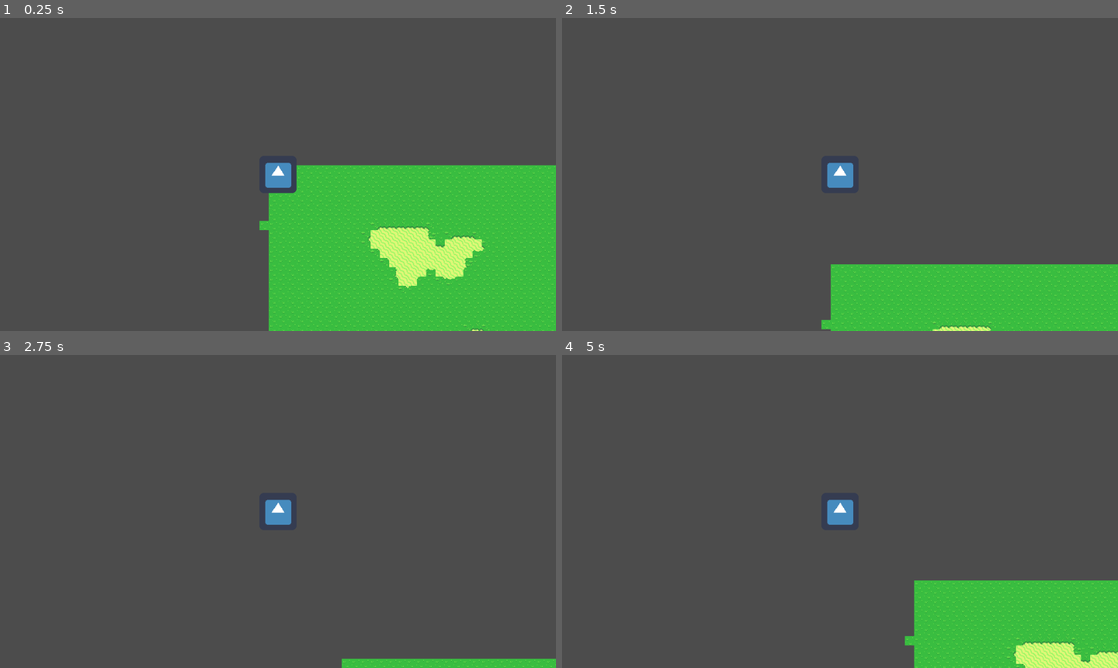
Above: before the commit, frames 1-4 (two rows, left to right).
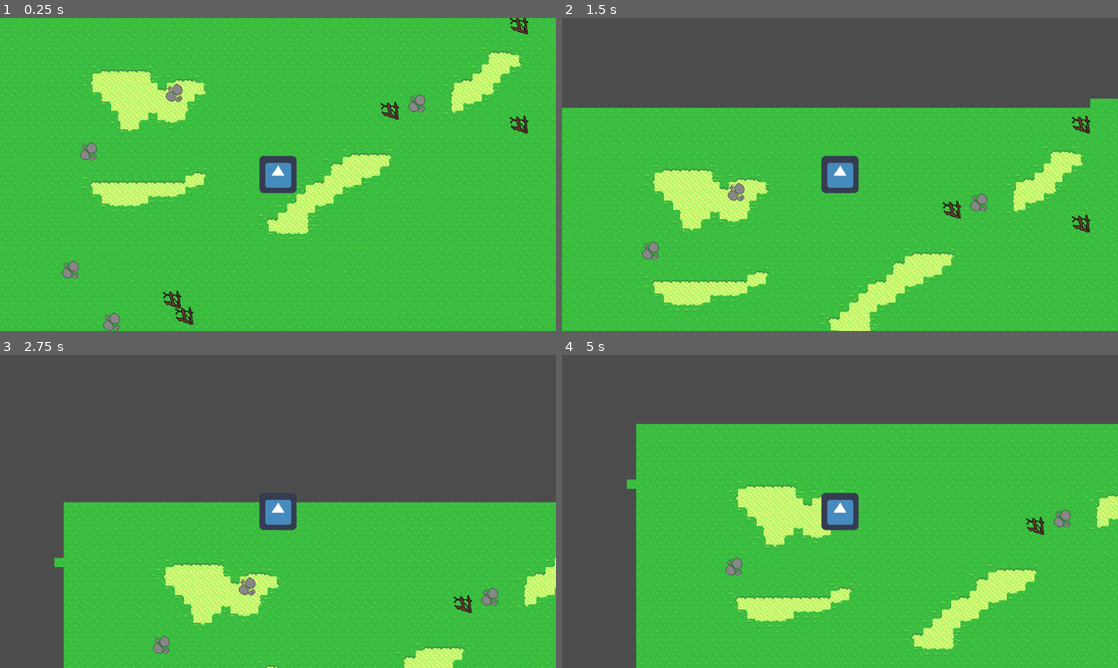
Above: after the commit, the same moments.

Repository: DobryPpz/LeftOnSite
Game: Godot game, scene res://src/Gra.tscn
Same seed, same stepped clock (60 frames per second), same inputs: the game is played once before the commit and once after it. The engine's default icon, where the game draws it, is replaced by a stand-in: a white triangle on a blue panel in a dark square.
Inputs:
- Up to frame 1 (0.25 s): no input
- Up to frame 2 (1.5 s): tap Enter at 0.5 s; hold Space (space, bound only after the commit) 0.53-1.28 s; hold W (up) from 0.53 s (still down); tap Space (space, bound only after the commit) at 1.35 s
- Up to frame 3 (2.75 s): release W (up) at 2.03 s; hold A (left) from 2.03 s (still down); hold Space (space, bound only after the commit) from 2.03 s (still down)
- Up to frame 4 (5 s): release Space (space, bound only after the commit) at 2.78 s; tap Space (space, bound only after the commit) at 2.85, 4.35 s; release A (left) at 3.53 s; hold S (down) 3.53-4.28 s; hold Space (space, bound only after the commit) 3.53-4.28 s; hold D (right) from 4.28 s (still down)

The runs differ from the first frame. In frame 1, 78% of the frame differs, in the area x 0-100%, y 0-100%; in frame 2, 62%; in frame 3, 46%; in frame 4, 60%.

Commit message:
dodanie części funkcjonalności zbierania surowców

Diff:
--- a/pliki gry/project.godot
+++ b/pliki gry/project.godot
@@ -50,6 +50,11 @@
 "events": [ Object(InputEventKey,"resource_local_to_scene":false,"resource_name":"","device":0,"alt":false,"shift":false,"control":false,"meta":false,"command":false,"pressed":false,"scancode":68,"unicode":0,"echo":false,"script":null)
  ]
 }
+space={
+"deadzone": 0.5,
+"events": [ Object(InputEventKey,"resource_local_to_scene":false,"resource_name":"","device":0,"alt":false,"shift":false,"control":false,"meta":false,"command":false,"pressed":false,"scancode":32,"unicode":0,"echo":false,"script":null)
+ ]
+}
 
 [rendering]
 
--- a/pliki gry/src/Gra.tscn
+++ b/pliki gry/src/Gra.tscn
@@ -1,7 +1,9 @@
-[gd_scene load_steps=5 format=2]
+[gd_scene load_steps=7 format=2]
 
 [ext_resource path="res://grafika_otoczenie/Overworld.png" type="Texture" id=1]
 [ext_resource path="res://src/Gracz.tscn" type="PackedScene" id=2]
+[ext_resource path="res://src/kamienie.gd" type="Script" id=3]
+[ext_resource path="res://src/patyki.gd" type="Script" id=4]
 
 [sub_resource type="TileSet" id=1]
 0/name = "Overworld.png 0"
@@ -69,4 +71,10 @@
 format = 1
 tile_data = PoolIntArray( 196660, 0, 0, 196661, 0, 1, 196662, 0, 1, 196663, 0, 2, 262196, 0, 65536, 262197, 0, 65537, 2 …(3861 unchanged characters)…
 
+[node name="kamienie" type="Node" parent="."]
+script = ExtResource( 3 )
+
+[node name="patyki" type="Node" parent="."]
+script = ExtResource( 4 )
+
 [node name="Gracz" parent="." instance=ExtResource( 2 )]
--- a/pliki gry/src/Gracz.gd
+++ b/pliki gry/src/Gracz.gd
@@ -1,6 +1,7 @@
 extends KinematicBody2D
 
-
+func _ready():
+	position = Vector2(get_viewport().size/2)
 
 func _physics_process(delta):
 	if(Input.is_action_pressed("up")):
--- a/pliki gry/src/Gracz.tscn
+++ b/pliki gry/src/Gracz.tscn
@@ -1,7 +1,10 @@
-[gd_scene load_steps=3 format=2]
+[gd_scene load_steps=4 format=2]
 
 [ext_resource path="res://icon.png" type="Texture" id=1]
 [ext_resource path="res://src/Gracz.gd" type="Script" id=2]
+
+[sub_resource type="RectangleShape2D" id=1]
+extents = Vector2( 32, 32 )
 
 [node name="Gracz" type="KinematicBody2D"]
 script = ExtResource( 2 )
@@ -11,3 +14,6 @@
 
 [node name="Camera2D" type="Camera2D" parent="."]
 current = true
+
+[node name="CollisionShape2D" type="CollisionShape2D" parent="."]
+shape = SubResource( 1 )
--- /dev/null
+++ b/pliki gry/src/Kamien.gd
@@ -0,0 +1,15 @@
+extends Node2D
+
+func _on_Area2D_body_entered(body):
+	set_process(true)
+
+func _on_Area2D_body_exited(body):
+	set_process(false)
+
+func _ready():
+	set_process(false)
+
+func _process(delta):
+	if(Input.is_action_pressed("space")):
+		free()
+		#tutaj odbywa się dodanie itema do ekwipunku
--- /dev/null
+++ b/pliki gry/src/Kamien.tscn
@@ -0,0 +1,20 @@
+[gd_scene load_steps=4 format=2]
+
+[ext_resource path="res://grafika_otoczenie/kamienie.png" type="Texture" id=1]
+[ext_resource path="res://src/Kamien.gd" type="Script" id=2]
+
+[sub_resource type="CircleShape2D" id=1]
+radius = 40.0
+
+[node name="Kamien" type="Node2D"]
+script = ExtResource( 2 )
+
+[node name="tekstura" type="Sprite" parent="."]
+texture = ExtResource( 1 )
+
+[node name="Area2D" type="Area2D" parent="."]
+
+[node name="CollisionShape2D" type="CollisionShape2D" parent="Area2D"]
+shape = SubResource( 1 )
+[connection signal="body_entered" from="Area2D" to="." method="_on_Area2D_body_entered"]
+[connection signal="body_exited" from="Area2D" to="." method="_on_Area2D_body_exited"]
--- /dev/null
+++ b/pliki gry/src/Patyk.gd
@@ -0,0 +1,15 @@
+extends Node2D
+
+func _on_Area2D_body_entered(body):
+	set_process(true)
+
+func _on_Area2D_body_exited(body):
+	set_process(false)
+
+func _ready():
+	set_process(false)
+
+func _process(delta):
+	if(Input.is_action_pressed("space")):
+		free()
+		#tutaj odbywa się dodanie itema do ekwipunku
--- /dev/null
+++ b/pliki gry/src/Patyk.tscn
@@ -0,0 +1,18 @@
+[gd_scene load_steps=4 format=2]
+
+[ext_resource path="res://grafika_otoczenie/patyki.png" type="Texture" id=1]
+[ext_resource path="res://src/Patyk.gd" type="Script" id=2]
+
+[sub_resource type="CircleShape2D" id=1]
+radius = 40.0
+
+[node name="Patyk" type="Node2D"]
+script = ExtResource( 2 )
+
+[node name="tekstura" type="Sprite" parent="."]
+texture = ExtResource( 1 )
+
+[node name="Area2D" type="Area2D" parent="."]
+
+[node name="CollisionShape2D" type="CollisionShape2D" parent="Area2D"]
+shape = SubResource( 1 )
--- /dev/null
+++ b/pliki gry/src/kamienie.gd
@@ -0,0 +1,14 @@
+extends Node
+
+var rng = RandomNumberGenerator.new()
+
+
+
+func _ready():
+	rng.randomize()
+	var scena_kamieni = load("res://src/Kamien.tscn")
+	var ile_sztuk = rng.randi_range(1,5)
+	for i in range(1,ile_sztuk+1):
+		var node = scena_kamieni.instance()
+		node.position = Vector2(rng.randi_range(1,get_viewport().size.x),rng.randi_range(1,get_viewport().size.y))
+		add_child(node)
--- /dev/null
+++ b/pliki gry/src/patyki.gd
@@ -0,0 +1,12 @@
+extends Node
+
+var rng = RandomNumberGenerator.new()
+
+func _ready():
+	rng.randomize()
+	var scena_patykow = load("res://src/Patyk.tscn")
+	var ile_sztuk = rng.randi_range(1,5)
+	for i in range(1,ile_sztuk+1):
+		var node = scena_patykow.instance()
+		node.position = Vector2(rng.randi_range(1,get_viewport().size.x),rng.randi_range(1,get_viewport().size.y))
+		add_child(node)
Binary file added: pliki gry/grafika_otoczenie/kamienie.png
Not shown, added: pliki gry/grafika_otoczenie/kamienie.png.import
Binary file added: pliki gry/grafika_otoczenie/patyki.png
Not shown, added: pliki gry/grafika_otoczenie/patyki.png.import
